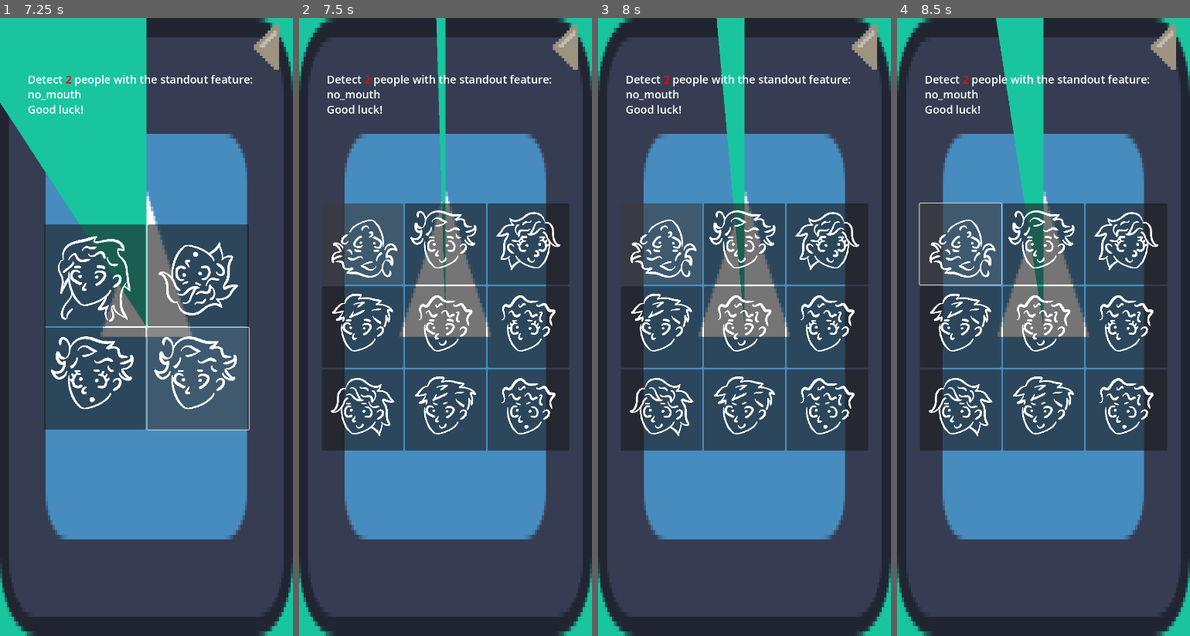
Above: before the commit, frames 1-4 (left to right).
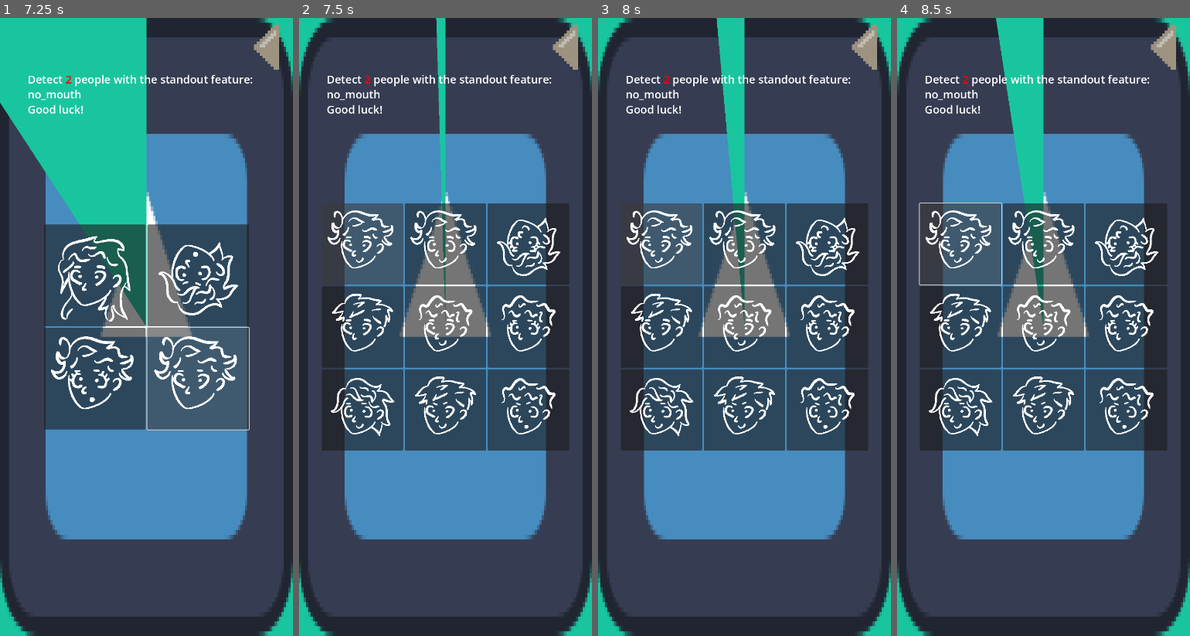
Above: after the commit, the same moments.

Repository: daniel-macias/mrduelm
Game: Godot game, scene res://Scenes/detector.tscn
Two runs of this game, one before a commit and one after it. Both use one fixed random seed, a clock stepped at 60 frames per second and the inputs below. This scene is started directly instead of the project's main scene. The engine's default icon, where the game draws it, is replaced by a stand-in: a white triangle on a blue panel in a dark square.
Inputs (mouse positions are in pixels of both pictures, inside the frame that each line leads up to):
- Up to frame 1 (7.25 s): click "Start" at 0.5 s; click (93, 277) at 1.27 s; click (199, 277) at 2.02 s; click (93, 376) at 2.77 s; click (199, 376) at 3.52 s; click (93, 277) at 4.27 s; click (199, 277) at 5.02 s; click (93, 376) at 5.77 s; click (199, 376) at 6.52 s
- Up to frame 2 (7.5 s): click (392, 277) at 7.27 s
- Up to frame 3 (8 s): no input
- Up to frame 4 (8.5 s): click (961, 246) at 8.02 s

Frame 1 is identical in both runs. In frame 2, 1.7% of the frame differs, in the area x 9-90%, y 31-43%; in frame 3, 1.7%; in frame 4, 1.7%.

Commit message:
moved the rounds to new data folder

Diff:
--- /dev/null
+++ b/Scripts/Data/DetectorRounds.gd
@@ -0,0 +1,11 @@
+extends Node
+
+var rounds = [
+	{ "grid_size": 2, "flip_amount": 1, "people_to_detect": 2, "standout_type": 2, "duration": 20 },
+	{ "grid_size": 2, "flip_amount": 1, "people_to_detect": 2, "standout_type": 2, "duration": 15 },
+	{ "grid_size": 2, "flip_amount": 1, "people_to_detect": 2, "standout_type": 2, "duration": 10 },
+	{ "grid_size": 3, "flip_amount": randi_range(2, 3), "people_to_detect": 2, "standout_type": 2, "duration": 25 }
+]
+
+func get_rounds():
+	return rounds
--- a/Scripts/Minigames/Detector.gd
+++ b/Scripts/Minigames/Detector.gd
@@ -54,13 +54,6 @@
 	"no_eyes": {"name": "No Eyes", "apply_condition": "_apply_no_eyes"}
 }
 
-var rounds = [
-	{ "grid_size": 2, "flip_amount": 1, "people_to_detect": 2, "standout_type": 2, "duration": 20 },
-	{ "grid_size": 2, "flip_amount": 1, "people_to_detect": 2, "standout_type": 2, "duration": 15 },
-	{ "grid_size": 2, "flip_amount": 1, "people_to_detect": 2, "standout_type": 2, "duration": 10 },
-	{ "grid_size": 3, "flip_amount": randi_range(2, 3), "people_to_detect": 2, "standout_type": 2, "duration": 25 }
-]
-
 var current_round = 0
 
 func _exit_game():
@@ -228,8 +221,8 @@
 
 
 func start_next_round():
-	if current_round < rounds.size():
-		var round_data = rounds[current_round]
+	if current_round < DetectorRounds.get_rounds().size():
+		var round_data = DetectorRounds.get_rounds()[current_round]
 		generate_grid(
 			round_data["grid_size"],
 			round_data["flip_amount"],
--- a/project.godot
+++ b/project.godot
@@ -19,6 +19,7 @@
 
 Catalog="*res://Scripts/Globals/Catalog.gd"
 GameManager="*res://Scripts/Globals/GameManager.gd"
+DetectorRounds="*res://Scripts/Data/DetectorRounds.gd"
 
 [display]
 
